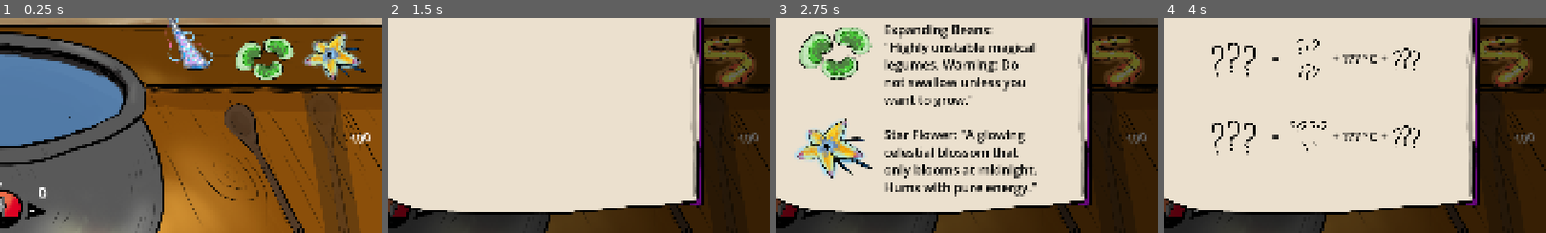
Above: before the commit, frames 1-4 (left to right).
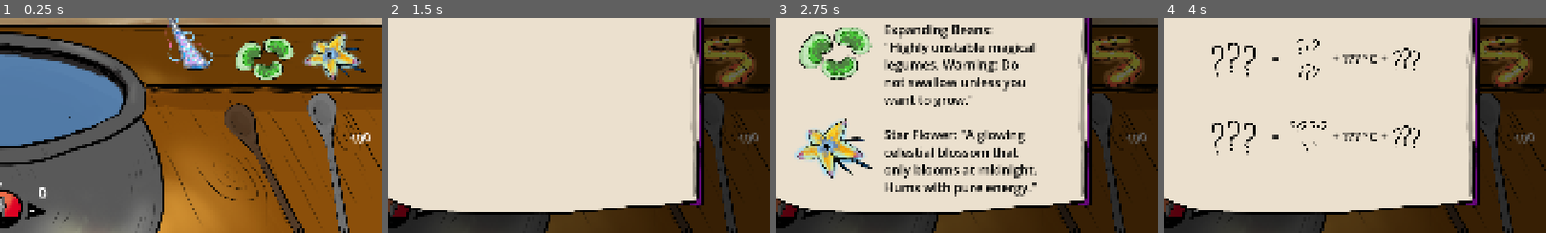
Above: after the commit, the same moments.

Repository: Eko199/Sugaming-Game-Jam-2026
Game: Godot game, scene res://main.tscn
The game is run twice, just before and just after one commit, with the same random seed, the same clock (stepped at 60 frames per second) and the same inputs. The engine's default icon, where the game draws it, is replaced by a stand-in: a white triangle on a blue panel in a dark square.
Inputs (mouse positions are % of the whole screen's width and height, from its top left):
- Up to frame 1 (0.25 s): no input
- Up to frame 2 (1.5 s): tap Enter at 0.5 s; move the mouse to (72, 45) at 0.52 s; hold D (temp_up) 0.53-1.25 s; hold Space (open_book) 0.53-1.25 s; click (72, 45) at 0.67 s; click (85, 18) at 1.25 s
- Up to frame 3 (2.75 s): click (79, 18) at 2 s
- Up to frame 4 (4 s): click (72, 18) at 2.75 s; click (46, 94) at 3.5 s
The pictures show only the part of the screen within x 50-100%, y 50-100%; the shares and areas given below are measured in that part.

The runs differ from the first frame. In frame 1, 5.7% of the frame differs, in the area x 79-95%, y 34-100%; in frame 2, 1.6%; in frame 3, 1.6%; in frame 4, 1.6%.

Commit message:
Use temporary spoon upgrade sprites

Diff:
--- a/globals/constants.gd
+++ b/globals/constants.gd
@@ -27,6 +27,12 @@
 	1.0,
 	1.5,
 	2.0
+]
+
+const SPOONS_TEXTURE: PackedStringArray = [
+	"res://textures/spoon.png",
+	"res://textures/silver_spoon.png",
+	"res://textures/golden_spoon.png"
 ]
 
 # General information
--- a/main.tscn
+++ b/main.tscn
@@ -19,7 +19,7 @@
 [ext_resource type="Texture2D" uid="uid://kje8aykg3aw8" path="res://textures/expanding_beans.png" id="11_82xsv"]
 [ext_resource type="Texture2D" uid="uid://dsfj8yk3r7us2" path="res://textures/star_flower.png" id="12_getpj"]
 [ext_resource type="Material" uid="uid://dfb8bhaighxkb" path="res://shaders/outline_almanac.tres" id="17_074og"]
-[ext_resource type="Texture2D" uid="uid://c0n0xcuycsire" path="res://textures/spoon.png" id="20_82xsv"]
+[ext_resource type="Texture2D" uid="uid://dn2jnda54knet" path="res://textures/silver_spoon.png" id="20_82xsv"]
 
 [sub_resource type="LabelSettings" id="LabelSettings_0xm2m"]
 font_size = 32
@@ -237,6 +237,7 @@
 mouse_filter = 1
 mouse_default_cursor_shape = 2
 icon = ExtResource("20_82xsv")
+flat = true
 expand_icon = true
 
 [node name="Price" type="Label" parent="Spoon Upgrade" unique_id=1098402380]
--- a/potion_making/spoon.gd
+++ b/potion_making/spoon.gd
@@ -6,19 +6,24 @@
 
 const drag_preview = preload("res://potion_making/drag_preview.gd")
 
-var saved_texture: Texture2D
 var is_dragging: bool = false
 var has_ingredients: bool = false
 var level: int = 1
 
 func _ready() -> void:
-	saved_texture = texture
 	outline.texture = texture
 	Event.ingredient_added.connect(_on_ingredient_added)
 	Event.potion_served.connect(_on_cauldron_cleared)
 	Event.cauldron_emptied.connect(_on_cauldron_cleared)
 	Event.money_changed.connect(_update_spoon_upgrade)
+
+	#Unfade upgrade button while disabled
+	upgrade.add_theme_stylebox_override("disabled", upgrade.get_theme_stylebox("normal"))
+	upgrade.add_theme_color_override("icon_disabled_color", upgrade.get_theme_color("icon_normal_color"))
+	upgrade.add_theme_color_override("font_disabled_color", upgrade.get_theme_color("font_color"))
+
 	_update_spoon_upgrade()
+	_update_spoon_sprite()
 	_update_cursor()
 
 func _on_ingredient_added(_ing = null) -> void:
@@ -43,6 +48,13 @@
 	upgrade.disabled = Utility.scene.money < price
 	upgrade.mouse_default_cursor_shape = CURSOR_POINTING_HAND if not upgrade.disabled else CURSOR_FORBIDDEN
 
+func _update_spoon_sprite() -> void:
+	texture = load(Cons.SPOONS_TEXTURE[level - 1])
+
+	if level < len(Cons.SPOONS_TEXTURE):
+		upgrade.get_child(0).text = "%s" % Cons.SPOON_UPGRADES_PRICE[level - 1]
+		upgrade.icon = load(Cons.SPOONS_TEXTURE[level])
+
 func _get_drag_data(_at_position: Vector2) -> Variant:
 	if not has_ingredients: return null
 	var item: TextureRect = duplicate()
@@ -60,7 +72,7 @@
 
 func _return_to_shelf(_result = null) -> void:
 	if is_dragging: return
-	texture = saved_texture
+	texture = load(Cons.SPOONS_TEXTURE[level - 1])
 
 func _notification(what: int) -> void:
 	if what == NOTIFICATION_DRAG_END and is_dragging:
@@ -85,5 +97,5 @@
 
 	if level > len(Cons.SPOON_UPGRADES_PRICE):
 		upgrade.visible = false
-	else:
-		upgrade.get_child(0).text = "%s" % Cons.SPOON_UPGRADES_PRICE[level - 1]
+
+	_update_spoon_sprite()
Binary file added: textures/golden_spoon.png
Not shown, added: textures/golden_spoon.png.import
Binary file added: textures/silver_spoon.png
Not shown, added: textures/silver_spoon.png.import
